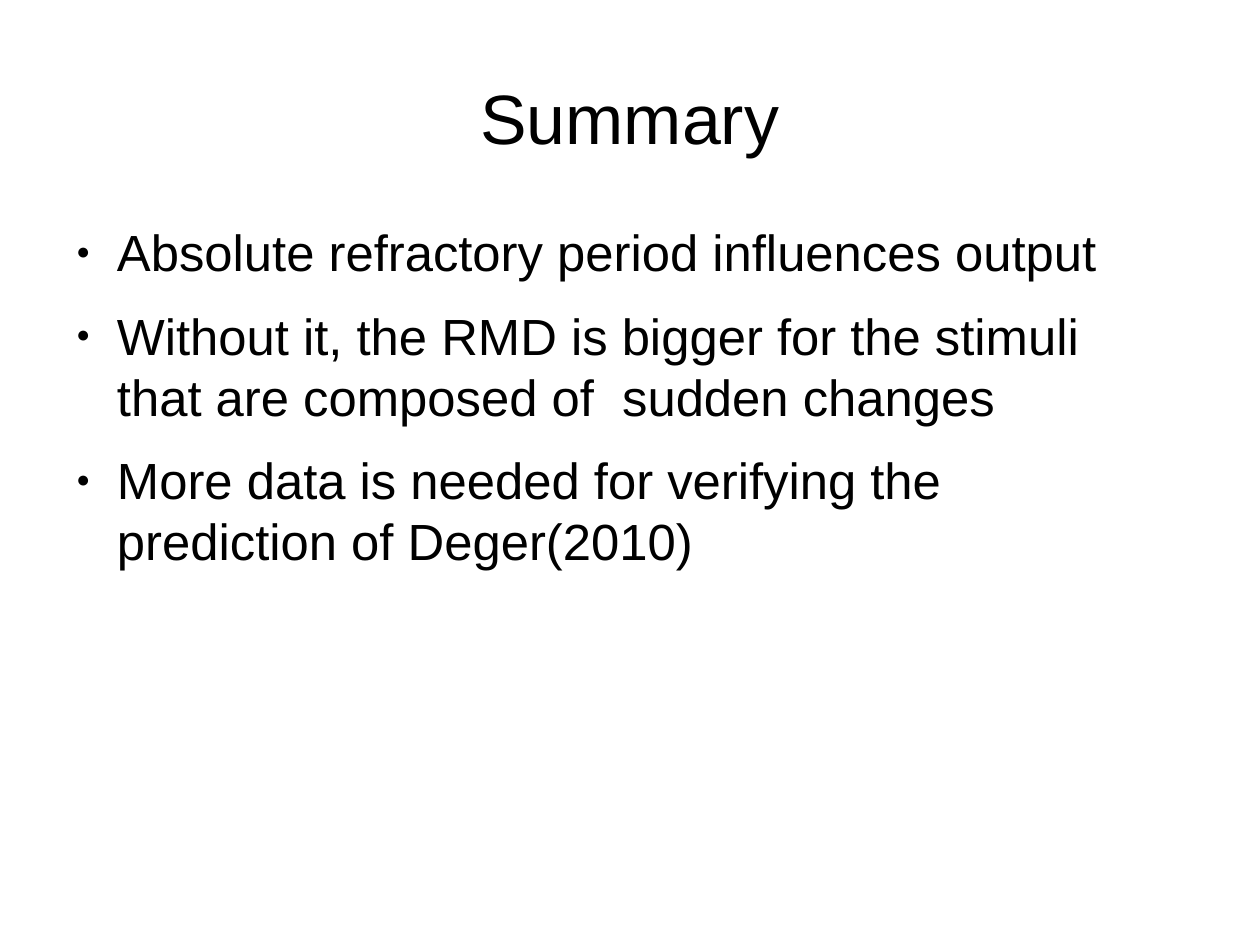
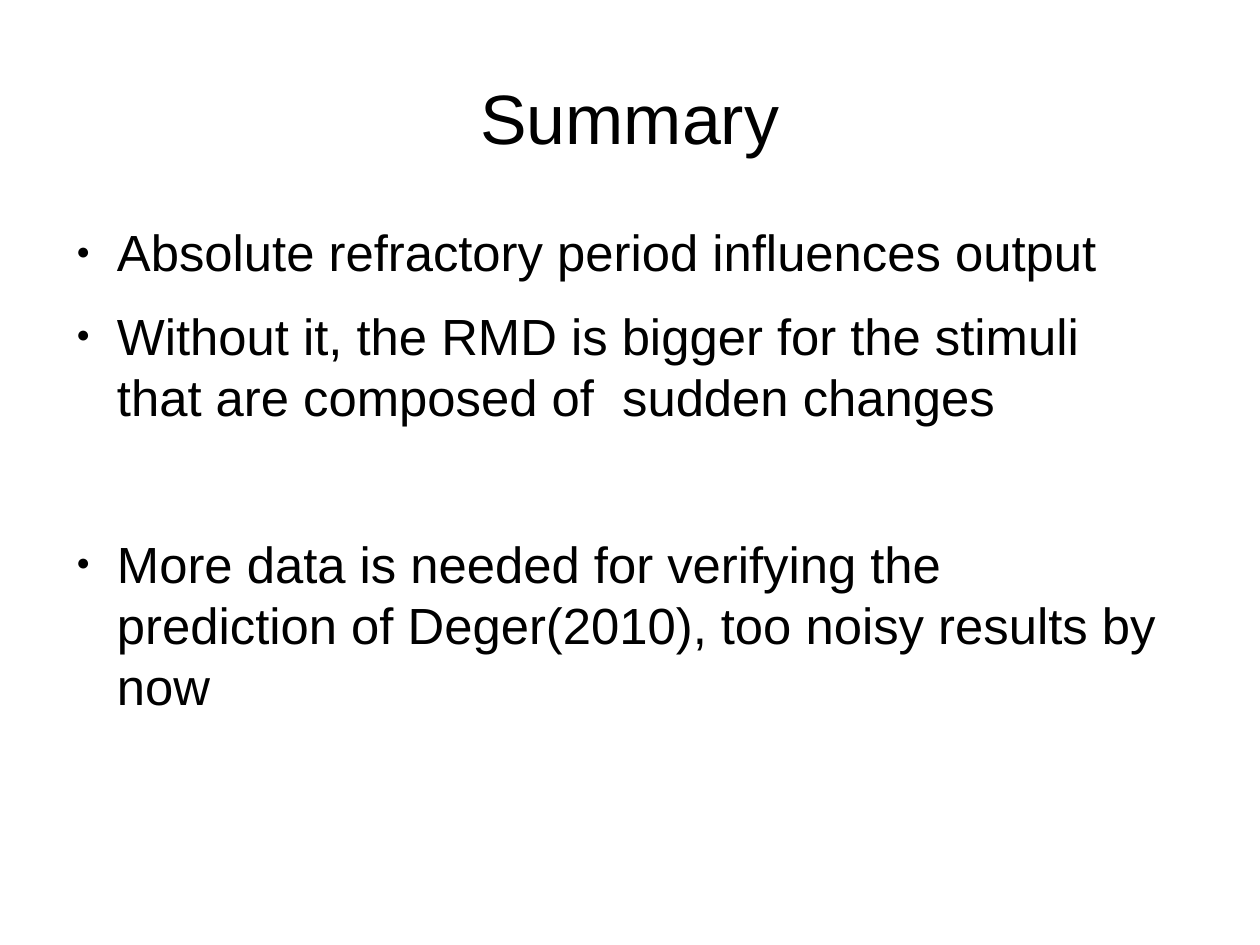
Before and after one commit to MaelleC/auditory-things, a slide deck: slide 24 of finalThings/presentation/pres1.odp (slide 19 before the commit). Drawn at 1260x945 pixels with LibreOffice and Linux fonts; fonts in the diff are those of the drawing. Boxes give left, top, right and bottom in pixels: in the first picture for what was removed or moved away, otherwise in the second. Text is boxed around its words. In the diff, an @@ line names an element or a change of style, - is before the commit and + after.

```diff
--- a/finalThings/presentation/pres1.odp
+++ b/finalThings/presentation/pres1.odp
@@ text at (x1=117, y1=546, x2=1156, y2=706): text changed @@
-● More data is needed for verifying the prediction of Deger(2010)
+● More data is needed for verifying the prediction of Deger(2010), too noisy results by now
```
Also in this commit, not shown: 2 other slides changed, 6 slides added, 1 slide removed, 6 other files.
